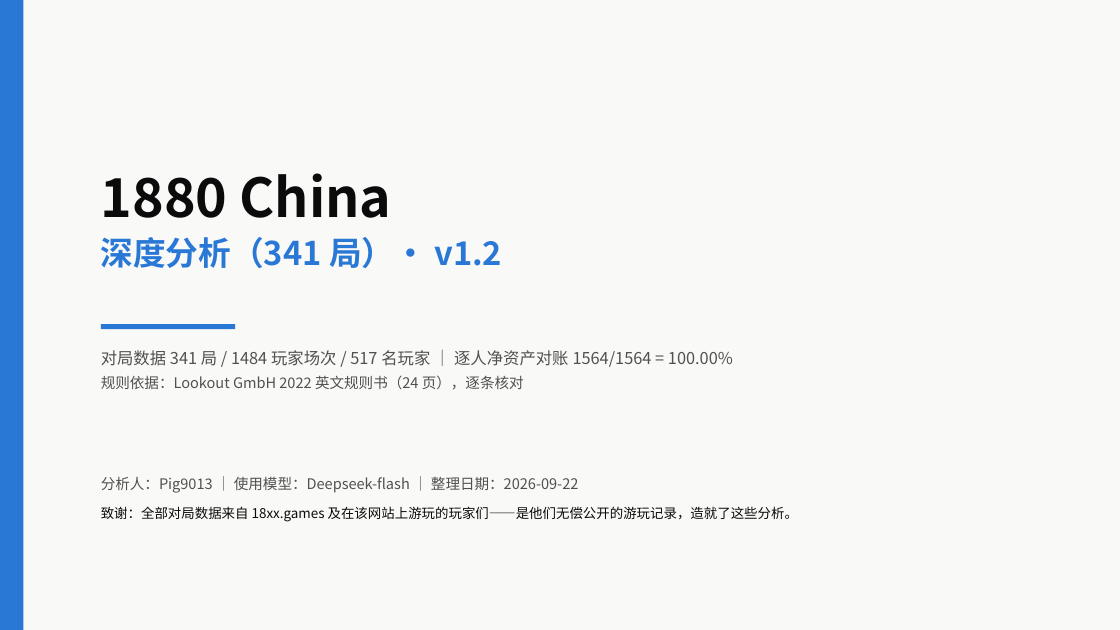
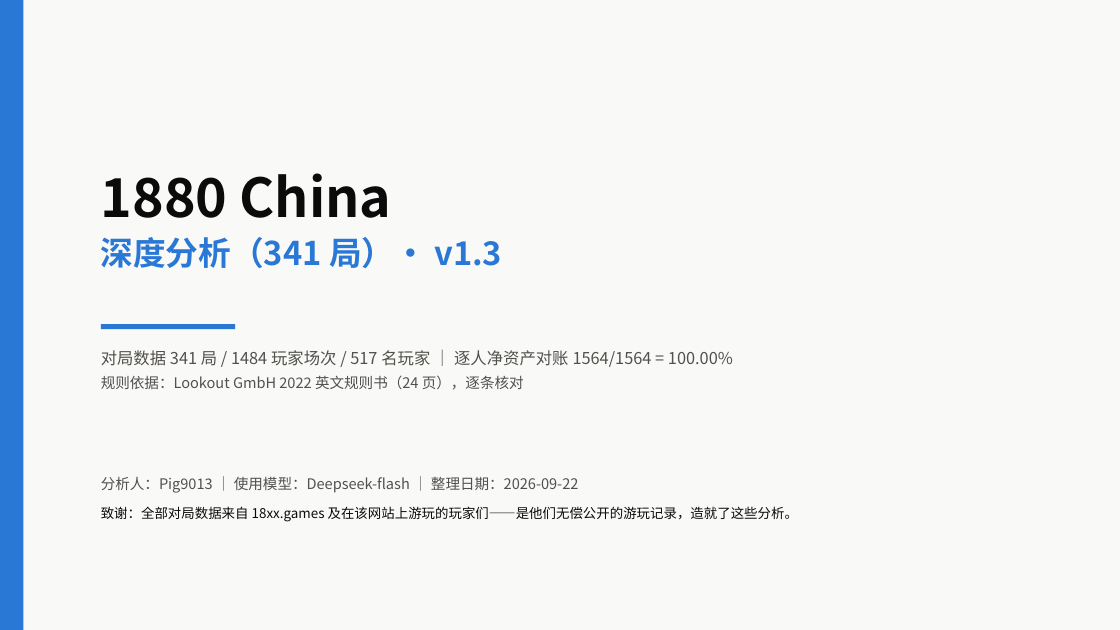
Before and after one commit to Pig9013/18xx-analysis, a slide deck: slide 1 of works/1880China/1880China深度分析（341局）.pptx. Drawn at 1120x630 pixels with LibreOffice and Linux fonts; fonts in the diff are those of the drawing. Boxes give left, top, right and bottom in pixels: in the first picture for what was removed or moved away, otherwise in the second. Text is boxed around its words. In the diff, an @@ line names an element or a change of style, - is before the commit and + after.

```diff
--- a/works/1880China/1880China深度分析（341局）.pptx
+++ b/works/1880China/1880China深度分析（341局）.pptx
@@ text at [101, 237, 502, 268]: text changed @@
-深度分析（341 局）· v1.2
+深度分析（341 局）· v1.3
```
Also in this commit, not shown: 2 other slides changed, 5 other files.
